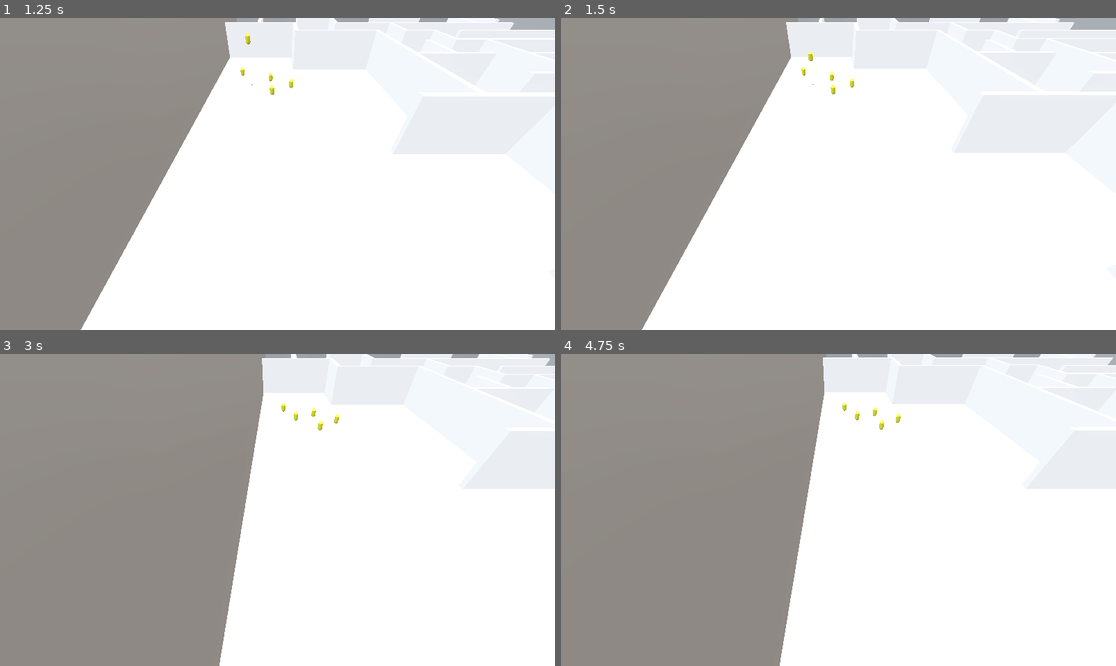
Above: before the commit, frames 1-4 (two rows, left to right).
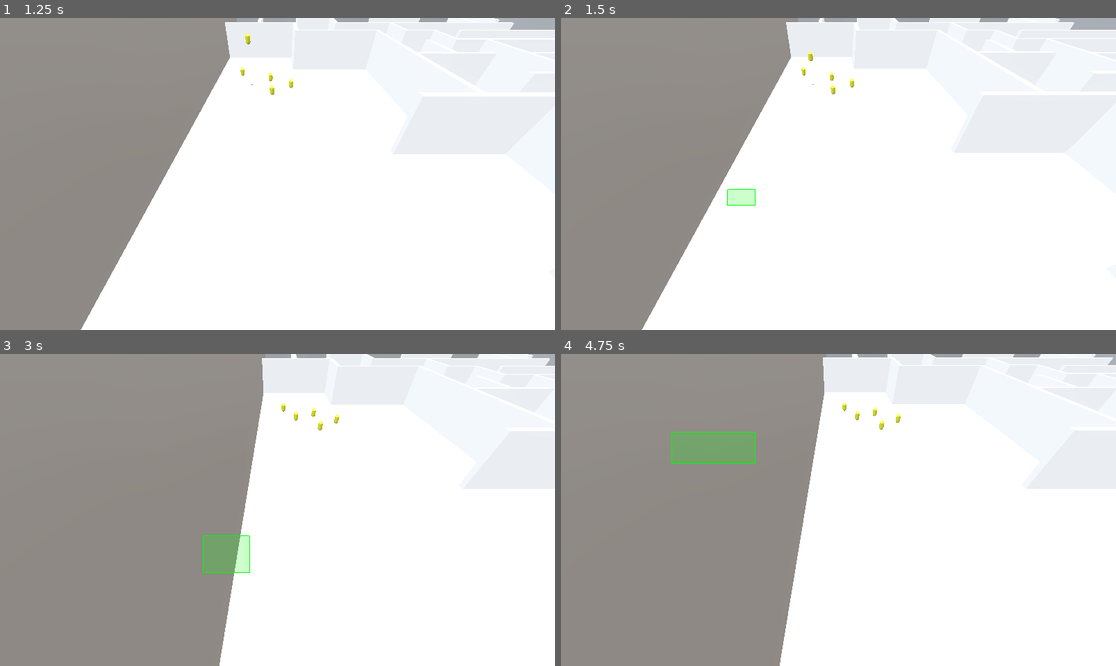
Above: after the commit, the same moments.

Repository: MrSquiggles34/COMP4501PROJECT
Game: Godot game, scene res://scenes/game_state.tscn
Two runs of this game, one before a commit and one after it. Both use one fixed random seed, a clock stepped at 60 frames per second and the inputs below. Before the commit the project starts from res://game_state.tscn.
Inputs (mouse positions are in pixels of both pictures, inside the frame that each line leads up to):
- Up to frame 1 (1.25 s): move the mouse to (399, 158) at 0.52 s; hold S (camera_back) from 0.53 s (still down); click (399, 158) at 0.67 s
- Up to frame 2 (1.5 s): release S (camera_back) at 1.25 s; drag from (727, 189) to (810, 236) at 1.27 s
- Up to frame 3 (3 s): move the mouse to (333, 441) at 2.02 s; hold A (camera_left) 2.03-2.75 s; click (333, 441) at 2.17 s; drag from (249, 572) to (111, 463) at 2.77 s
- Up to frame 4 (4.75 s): move the mouse to (1005, 556) at 3.52 s; hold Mouse wheel up (camera_zoom_in) 3.53-4.25 s; click (1005, 556) at 3.67 s; tap Enter at 4.25 s; drag from (672, 463) to (755, 432) at 4.27 s

Frame 1 is identical in both runs. In frame 2, 0.3% of the frame differs, in the area x 29-36%, y 54-61%; in frame 3, 1.0%; in frame 4, 1.6%, in the area x 19-36%, y 24-36%.

Commit message:
Branch for selection
added highlighting units and a rectangle of selection

Diff:
--- a/war-of-dragons/game_state.tscn
+++ b/war-of-dragons/scenes/game_state.tscn
@@ -1,8 +1,9 @@
 [gd_scene format=3 uid="uid://b55p48oyoj4p8"]
 
-[ext_resource type="Script" uid="uid://cqndwg6nnxgwq" path="res://camera_control.gd" id="1_018ao"]
-[ext_resource type="Script" uid="uid://camda4v1t1sd4" path="res://game_state.gd" id="1_ukbay"]
-[ext_resource type="PackedScene" uid="uid://dw880124lcimr" path="res://map_system.tscn" id="2_018ao"]
+[ext_resource type="Script" uid="uid://cqndwg6nnxgwq" path="res://scripts/camera_control.gd" id="1_018ao"]
+[ext_resource type="Script" uid="uid://camda4v1t1sd4" path="res://scripts/game_state.gd" id="1_ukbay"]
+[ext_resource type="PackedScene" uid="uid://dw880124lcimr" path="res://scenes/map_system.tscn" id="2_018ao"]
+[ext_resource type="Script" uid="uid://cibcr6l8est7x" path="res://scripts/selection_box.gd" id="4_gu6ud"]
 
 [node name="GameState" type="Node3D" unique_id=465853294]
 script = ExtResource("1_ukbay")
@@ -27,3 +28,15 @@
 shadow_enabled = true
 
 [node name="Map" parent="." unique_id=1208725545 instance=ExtResource("2_018ao")]
+
+[node name="SelectionUI" type="CanvasLayer" parent="." unique_id=530867672]
+
+[node name="SelectionBox" type="Control" parent="SelectionUI" unique_id=19137882]
+layout_mode = 3
+anchors_preset = 15
+anchor_right = 1.0
+anchor_bottom = 1.0
+grow_horizontal = 2
+grow_vertical = 2
+mouse_filter = 2
+script = ExtResource("4_gu6ud")
--- a/war-of-dragons/map_system.tscn
+++ b/war-of-dragons/scenes/map_system.tscn
@@ -1,6 +1,6 @@
 [gd_scene format=3 uid="uid://dw880124lcimr"]
 
-[ext_resource type="PackedScene" uid="uid://c6w816cdcysdv" path="res://unit.tscn" id="2_xypqd"]
+[ext_resource type="PackedScene" uid="uid://c6w816cdcysdv" path="res://scenes/unit.tscn" id="2_xypqd"]
 
 [sub_resource type="ProceduralSkyMaterial" id="ProceduralSkyMaterial_xypqd"]
 sky_horizon_color = Color(0.66224277, 0.6717428, 0.6867428, 1)
--- a/war-of-dragons/unit.tscn
+++ b/war-of-dragons/scenes/unit.tscn
@@ -1,8 +1,10 @@
 [gd_scene format=3 uid="uid://c6w816cdcysdv"]
 
-[ext_resource type="Script" uid="uid://btkqptgp3rgm2" path="res://unit.gd" id="1_btf8p"]
+[ext_resource type="Script" uid="uid://btkqptgp3rgm2" path="res://scripts/unit.gd" id="1_btf8p"]
 
 [sub_resource type="CapsuleShape3D" id="CapsuleShape3D_k4y1u"]
+
+[sub_resource type="ShaderMaterial" id="ShaderMaterial_1jvru"]
 
 [sub_resource type="StandardMaterial3D" id="StandardMaterial3D_k4y1u"]
 albedo_color = Color(0.7294118, 0.74509805, 0.1254902, 1)
@@ -18,6 +20,7 @@
 shape = SubResource("CapsuleShape3D_k4y1u")
 
 [node name="MeshInstance3D" type="MeshInstance3D" parent="." unique_id=714606444]
+material_overlay = SubResource("ShaderMaterial_1jvru")
 mesh = SubResource("CapsuleMesh_k4y1u")
 
 [node name="NavigationAgent3D" type="NavigationAgent3D" parent="." unique_id=1615334081]
--- a/war-of-dragons/game_state.gd
+++ b/war-of-dragons/scripts/game_state.gd
@@ -1,6 +1,7 @@
 extends Node3D
 
 @onready var camera: Camera3D = $PlayerCameraNode/Marker3D/PlayerCamera
+@onready var selection_rect = $SelectionUI/SelectionBox
 
 var selected_units: Array[CharacterBody3D] = []
 
@@ -13,13 +14,31 @@
 	pass
 
 func _unhandled_input(event: InputEvent) -> void:
-	if event is InputEventMouseButton and event.pressed:
-		if event.button_index == MOUSE_BUTTON_LEFT:
-			select_unit(event.position)
+	if event is InputEventMouseButton and event.button_index == MOUSE_BUTTON_LEFT:
+		if event.pressed:
+			selection_rect.drag_start = event.position
+			selection_rect.drag_end = event.position
+			selection_rect.dragging = true
 
-		if event.button_index == MOUSE_BUTTON_RIGHT:
-			if selected_units.size() > 0:
-				command_move(event.position)
+		else:
+			selection_rect.dragging = false
+			var drag_distance = selection_rect.drag_start.distance_to(selection_rect.drag_end)
+
+			# Select one or select many depending on drag distance
+			if drag_distance < selection_rect.drag_threshold:
+				select_unit(event.position)
+			else:
+				select_units_in_rectangle()
+
+			selection_rect.queue_redraw()
+
+	elif event is InputEventMouseMotion and selection_rect.dragging:
+		selection_rect.drag_end = event.position
+		selection_rect.queue_redraw()
+
+	elif event is InputEventMouseButton and event.pressed and event.button_index == MOUSE_BUTTON_RIGHT:
+		if selected_units.size() > 0:
+			command_move(event.position)
 
 func select_unit(mouse_pos: Vector2) -> void:
 	var from = camera.project_ray_origin(mouse_pos)
@@ -29,11 +48,36 @@
 	var query = PhysicsRayQueryParameters3D.create(from, to)
 	var result = space_state.intersect_ray(query)
 
+	for unit in selected_units:
+		unit.set_selected(false)
+
 	selected_units.clear()
 
 	if result and result.collider.is_in_group("units"):
-		selected_units.append(result.collider)
+		var foundUnit = result.collider
+		selected_units.append(foundUnit)
+		foundUnit.set_selected(true)
 		print("Selected:", result.collider.name)
+
+func select_units_in_rectangle():
+
+	var rect = Rect2(selection_rect.drag_start, selection_rect.drag_end - selection_rect.drag_start).abs()
+
+	# Clear previous selection
+	for unit in selected_units:
+		unit.set_selected(false)
+
+	selected_units.clear()
+
+	# Check all units
+	for unit in get_tree().get_nodes_in_group("units"):
+
+		var world_position = unit.global_transform.origin
+		var screen_position = camera.unproject_position(world_position)
+
+		if rect.has_point(screen_position):
+			unit.set_selected(true)
+			selected_units.append(unit)
 
 func command_move(mouse_pos: Vector2) -> void:
 	var from = camera.project_ray_origin(mouse_pos)
--- /dev/null
+++ b/war-of-dragons/scripts/selection_box.gd
@@ -0,0 +1,14 @@
+# THIS SCRIPT DRAWS THE SELECTION UI ELEMENT
+
+extends Control
+
+var drag_start := Vector2.ZERO
+var drag_end := Vector2.ZERO
+var dragging := false
+var drag_threshold := 8.0
+
+func _draw():
+	if dragging:
+		var rect = Rect2(drag_start, drag_end - drag_start).abs()
+		draw_rect(rect, Color(0, 1, 0, 0.2))
+		draw_rect(rect, Color(0, 1, 0), false)
--- a/war-of-dragons/unit.gd
+++ b/war-of-dragons/scripts/unit.gd
@@ -4,9 +4,16 @@
 @export var move_speed: float = 5.0
 
 @onready var agent: NavigationAgent3D = $NavigationAgent3D
+@onready var mesh: MeshInstance3D = $MeshInstance3D
+
+var outline_material: ShaderMaterial
 
 # Called when the node enters the scene tree for the first time.
 func _ready() -> void:
+	# Create a ShaderMaterial and assign the outline shader
+	outline_material = ShaderMaterial.new()
+	outline_material.shader = load("res://shaders/entity_outline.gdshader")
+
 	add_to_group("units")
 
 # Called every frame. 'delta' is the elapsed time since the previous frame.
@@ -42,3 +49,9 @@
 
 func move_to(target: Vector3) -> void:
 	agent.target_position = target
+
+func set_selected(selected: bool) -> void:
+	if selected:
+		mesh.material_overlay = outline_material
+	else:
+		mesh.material_overlay = null
--- /dev/null
+++ b/war-of-dragons/shaders/entity_outline.gdshader
@@ -0,0 +1,21 @@
+shader_type spatial;
+render_mode unshaded, cull_front, depth_draw_always;
+
+uniform vec4 outline_color : source_color = vec4(1.0, 0.0, 0.0, 1.0);
+uniform float outline_size = 0.05;
+
+void vertex() {
+	// Called for every vertex the material is visible on.
+	VERTEX += NORMAL * outline_size;
+}
+
+void fragment() {
+	// Called for every pixel the material is visible on.
+	ALBEDO = outline_color.rgb;
+    ALPHA = outline_color.a;
+}
+
+//void light() {
+//	// Called for every pixel for every light affecting the material.
+//	// Uncomment to replace the default light processing function with this one.
+//}
Renamed: war-of-dragons/camera_control.gd -> war-of-dragons/scripts/camera_control.gd
Renamed: war-of-dragons/camera_control.gd.uid -> war-of-dragons/scripts/camera_control.gd.uid
Renamed: war-of-dragons/game_state.gd.uid -> war-of-dragons/scripts/game_state.gd.uid
Not shown, added: war-of-dragons/scripts/selection_box.gd.uid
Renamed: war-of-dragons/unit.gd.uid -> war-of-dragons/scripts/unit.gd.uid
Not shown, added: war-of-dragons/shaders/entity_outline.gdshader.uid
